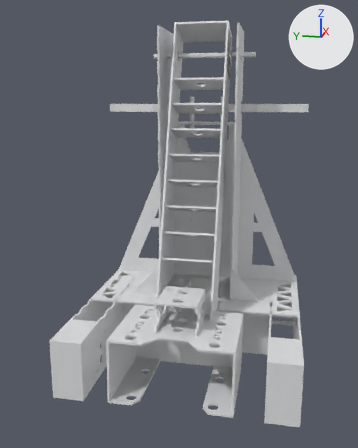
Two versions of the glTF model public/robots/psycho.glb, one commit apart.
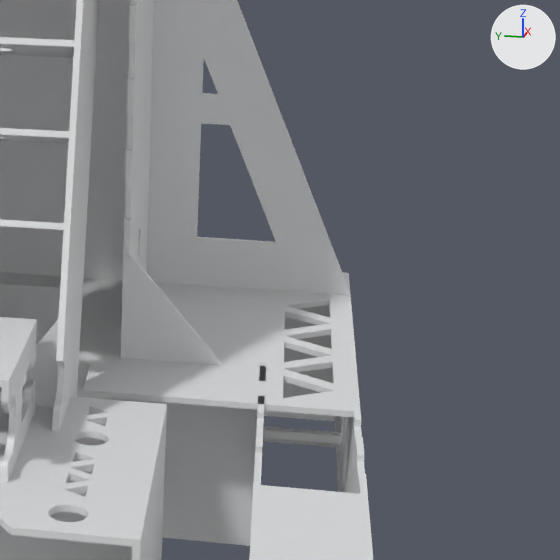
The first picture shows the older version from a 50 mm camera at (-1.407, -0.239, 0.764) aimed at (-0.036, 0.035, 0.421). The close-ups show the older and then the newer version on the part from 54% to 100% of the width and 44% to 80% of the height of that picture. Only the edits that show in the close-ups are written down. The axes (+X, +Y, +Z) are drawn at upper right. The lights are the same throughout. Where no turn or scale is listed for an object, it has been applied to the vertices.

Objects in the first close-up: 'Brazo-ParedLateral', 'Chasis-BellyPanza', 'Chasis-Exterior', 'Chasis-Minisuperior.001', 'Chasis-SoporteInterior', 'Chasis-TrasPila', 'Garra-CajaLateral.001', 'Garra-Superior', 'Garra-Trasera', 'Pivote-SoporteLat.001', 'Pivote-SoporteTrasero', 'Pivote-Torre.001' and 9 more.
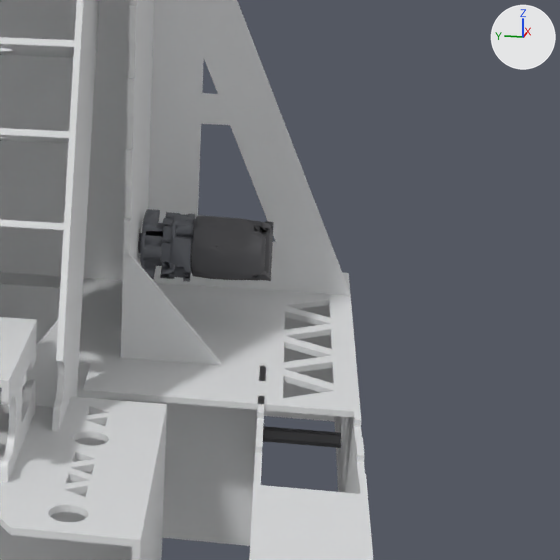
Boxes [x1, y1, x2, y2] around the edits, measured in the close-ups (560 x 560 px):
'Kraken X60.004', added: after [191, 215, 273, 281]
'VersaInput.001', added: after [170, 214, 195, 282]
'VersaOuput.STEP.010', added: after [140, 209, 164, 279]
'Versa5-1.STEP.004', added: after [160, 212, 180, 279]
'VersaOuput.STEP.009', added (mostly hidden): after [138, 233, 142, 253]
'Kraken X60.005', added: after [265, 221, 274, 268]

Diff of the bpy script that builds the scene:
```diff
--- a/public/robots/psycho.glb.py
+++ b/public/robots/psycho.glb.py
@@ mat_material_2 @@
+mat_material_2 = principled_material('Material_2')
+mat_material_2.base_color = (0.141, 0.149, 0.169)  # grey #696c72
+mat_material_2.metallic = 0.1
+mat_material_2.roughness = 0.6
@@ mat_material_1 @@
+mat_material_1 = principled_material('Material_1')
+mat_material_1.base_color = (0.102, 0.102, 0.11)  # dark grey #5a5a5d
+mat_material_1.metallic = 0.1
+mat_material_1.roughness = 0.6
@@ me_versaouput_step_010 @@
+me_versaouput_step_010.from_pydata(...)  # 188 vertices, 441 faces; spans x 0.1225..0.182, y -0.1387..-0.119, z 0.2145..0.2653
+me_versaouput_step_010.materials.append(mat_material_2)  # grey #696c72
@@ me_versaouput_step_009 @@
+me_versaouput_step_009.from_pydata(...)  # 266 vertices, 547 faces; spans x 0.14..0.1622, y -0.1387..-0.1155, z 0.2289..0.251
+me_versaouput_step_009.materials.append(mat_material_2)  # grey #696c72
@@ me_versa5_1_step_004 @@
+me_versa5_1_step_004.from_pydata(...)  # 100 vertices, 220 faces; spans x 0.1219..0.1808, y -0.1514..-0.1377, z 0.2147..0.2646
+me_versa5_1_step_004.materials.append(mat_material_2)  # grey #696c72
@@ me_versainput_001 @@
+me_versainput_001.from_pydata(...)  # 262 vertices, 594 faces; spans x 0.1213..0.1815, y -0.1663..-0.1473, z 0.2145..0.2653
+me_versainput_001.materials.append(mat_material_2)  # grey #696c72
@@ me_kraken_x60_005 @@
+me_kraken_x60_005.from_pydata(...)  # 292 vertices, 613 faces; spans x 0.1516..0.1843, y -0.2409..-0.2296, z 0.2111..0.2645
+me_kraken_x60_005.materials.append(mat_material_1)  # dark grey #5a5a5d
@@ me_kraken_x60_004 @@
+me_kraken_x60_004.from_pydata(...)  # 231 vertices, 522 faces; spans x 0.1214..0.1849, y -0.2408..-0.1301, z 0.2103..0.2699
+me_kraken_x60_004.materials.append(mat_material_1)  # dark grey #5a5a5d
@@ ob_versaouput_step_010 @@
+ob_versaouput_step_010 = bpy.data.objects.new('VersaOuput.STEP.010', me_versaouput_step_010)
+ob_versaouput_step_010.location = (0.0, 0.0, 0.0)
@@ ob_versaouput_step_009 @@
+ob_versaouput_step_009 = bpy.data.objects.new('VersaOuput.STEP.009', me_versaouput_step_009)
+ob_versaouput_step_009.location = (0.0, 0.0, 0.0)
@@ ob_versa5_1_step_004 @@
+ob_versa5_1_step_004 = bpy.data.objects.new('Versa5-1.STEP.004', me_versa5_1_step_004)
+ob_versa5_1_step_004.location = (0.0, 0.0, 0.0)
@@ ob_versainput_001 @@
+ob_versainput_001 = bpy.data.objects.new('VersaInput.001', me_versainput_001)
+ob_versainput_001.location = (0.0, 0.0, 0.0)
@@ ob_kraken_x60_005 @@
+ob_kraken_x60_005 = bpy.data.objects.new('Kraken X60.005', me_kraken_x60_005)
+ob_kraken_x60_005.location = (0.0, 0.0, 0.0)
@@ ob_kraken_x60_004 @@
+ob_kraken_x60_004 = bpy.data.objects.new('Kraken X60.004', me_kraken_x60_004)
+ob_kraken_x60_004.location = (0.0, 0.0, 0.0)
```
